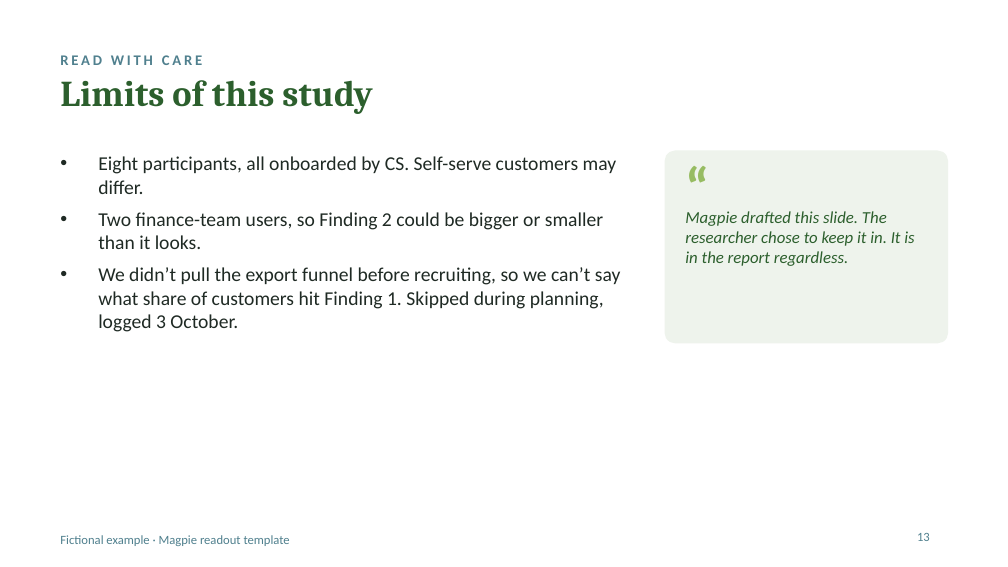
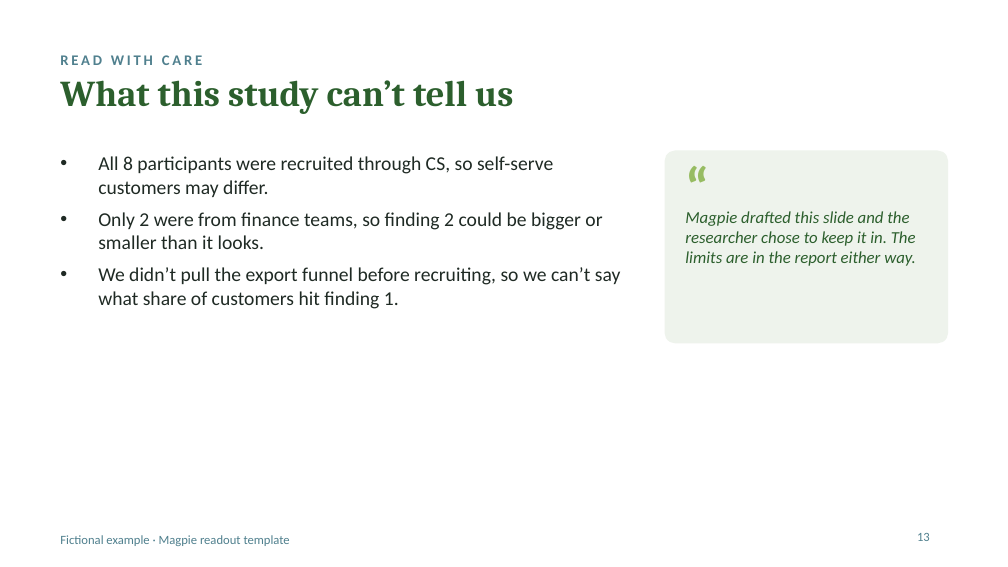
Before and after one commit to kirstenhosic/user-research-assistant, a slide deck: slide 13 of docs/examples/example-readout.pptx. Drawn at 1008x567 pixels with LibreOffice and Linux fonts; fonts in the diff are those of the drawing. Boxes give left, top, right and bottom in pixels: in the first picture for what was removed or moved away, otherwise in the second. Text is boxed around its words. In the diff, an @@ line names an element or a change of style, - is before the commit and + after.

```diff
--- a/docs/examples/example-readout.pptx
+++ b/docs/examples/example-readout.pptx
@@ title at bbox=[60, 80, 513, 114]: text changed @@
-Limits of this study
+What this study can’t tell us
@@ text at bbox=[98, 156, 621, 309]: text changed @@
-• Eight participants, all onboarded by CS. Self-serve customers may differ.
-• Two finance-team users, so Finding 2 could be bigger or smaller than it looks.
-• We didn’t pull the export funnel before recruiting, so we can’t say what share of customers hit Finding 1. Skipped during planning, logged 3 October.
+• All 8 participants were recruited through CS, so self-serve customers may differ.
+• Only 2 were from finance teams, so finding 2 could be bigger or smaller than it looks.
+• We didn’t pull the export funnel before recruiting, so we can’t say what share of customers hit finding 1.
@@ text at bbox=[685, 211, 916, 266]: text changed @@
-Magpie drafted this slide. The researcher chose to keep it in. It is in the report regardless.
+Magpie drafted this slide and the researcher chose to keep it in. The limits are in the report either way.
```
Also in this commit, not shown: 13 other slides changed, 1 slide added, 7 other files.
